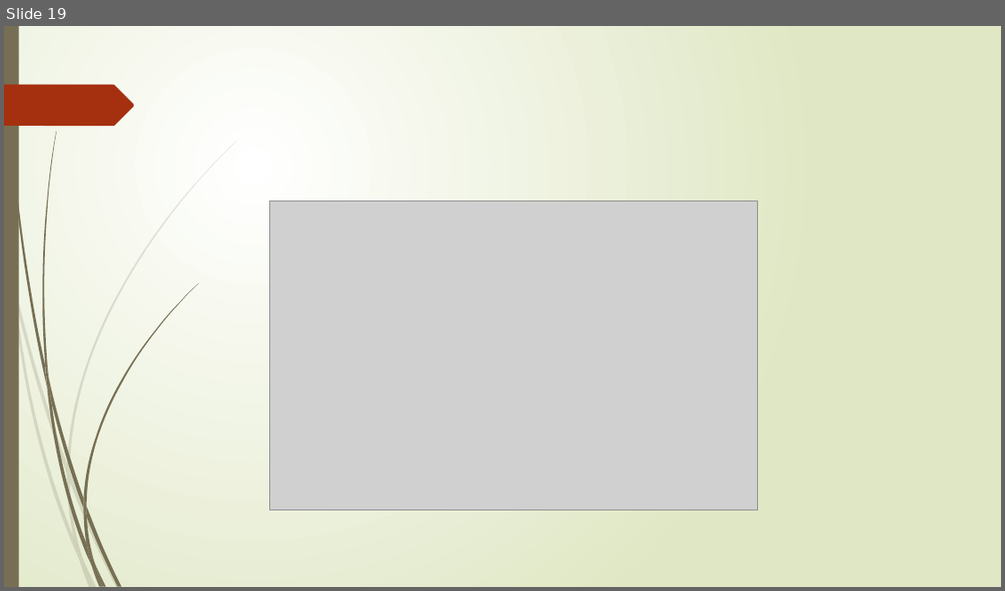
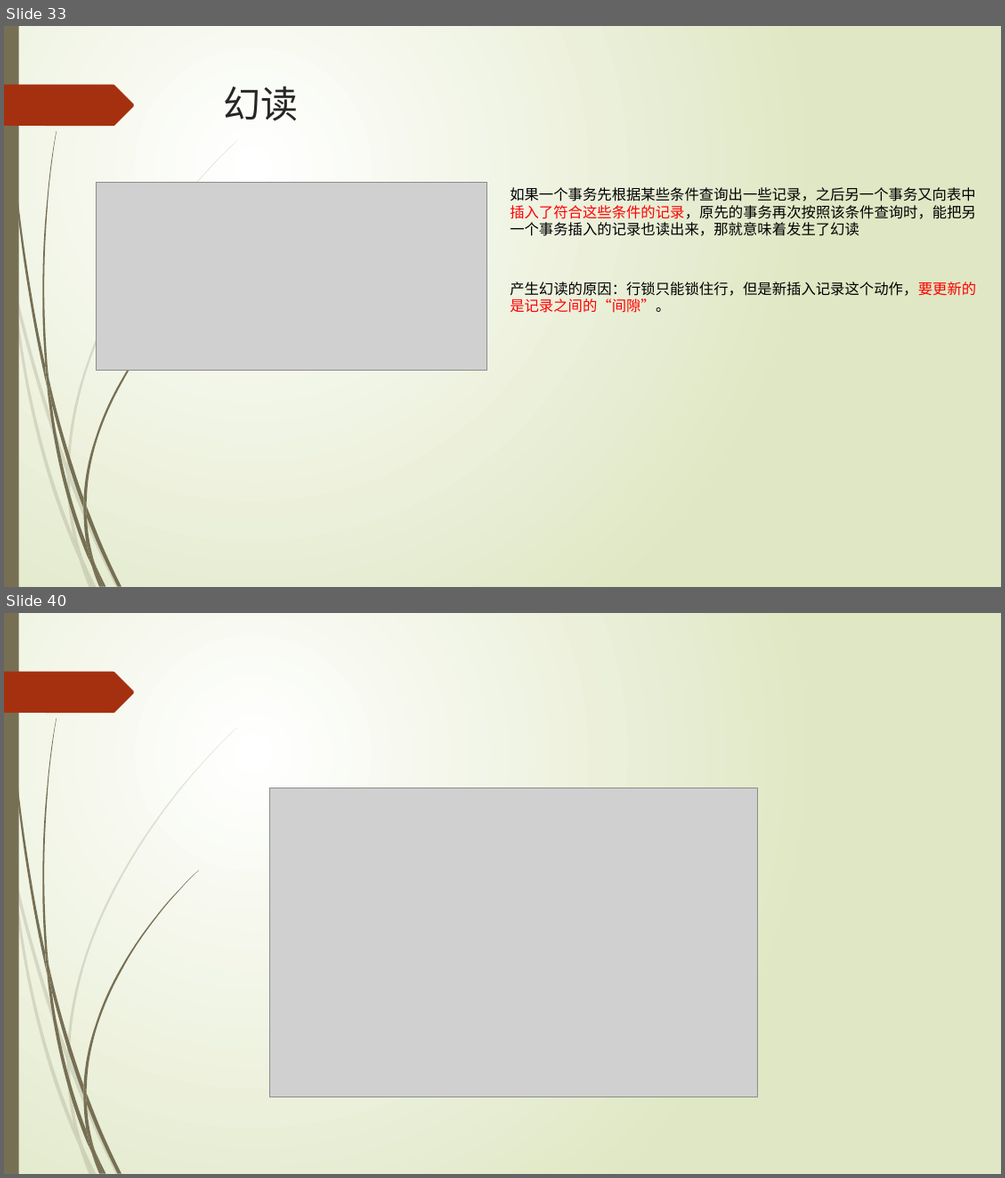
Before and after one commit to TopSpoofer/learning, a slide deck: mysql/mysql的事务实现.pptx. Shown one above the other, each under a label of ours: slide 19 before the commit, slides 33 and 40 after it; the slides between them are not shown. The pictures are 1005x591 and 1005x1178 pixels, drawn with LibreOffice and Linux fonts; fonts in the diff are those of the drawing; grey boxes stand for pictures. Boxes give left, top, right and bottom in pixels: in the first picture for what was removed or moved away, otherwise in the second. Text is boxed around its words. In the diff, an @@ line names an element or a change of style, - is before the commit and + after.

Commit message:
完善mysql事务ppt

```diff
--- a/mysql/mysql的事务实现.pptx
+++ b/mysql/mysql的事务实现.pptx
@@ slide 33 added at box(4, 26, 1001, 587), background gradient #FFFFFF to #DFE8C4; not listed: 24 template elements that a slide beside it also shows @@
@@ title added at box(224, 86, 299, 121), 36 pt, text #262626 @@
+幻读
@@ picture added at box(96, 182, 487, 370) @@
@@ text added at box(510, 187, 976, 236), 14 pt, text #000000 @@
+如果一个事务先根据某些条件查询出一些记录，之后另一个事务又向表中插入了符合这些条件的记录，原先的事务再次按照该条件查询时，能把另一个事务插入的记录也读出来，那就意味着发生了幻读
@@ text added at box(510, 281, 976, 313), 14 pt, text #000000 @@
+产生幻读的原因：行锁只能锁住行，但是新插入记录这个动作，要更新的是记录之间的“间隙”。
@@ what was slide 19 is now slide 40 @@
```
Also in this commit, not shown: 21 other slides added, 1 slide removed, 1 other file.
